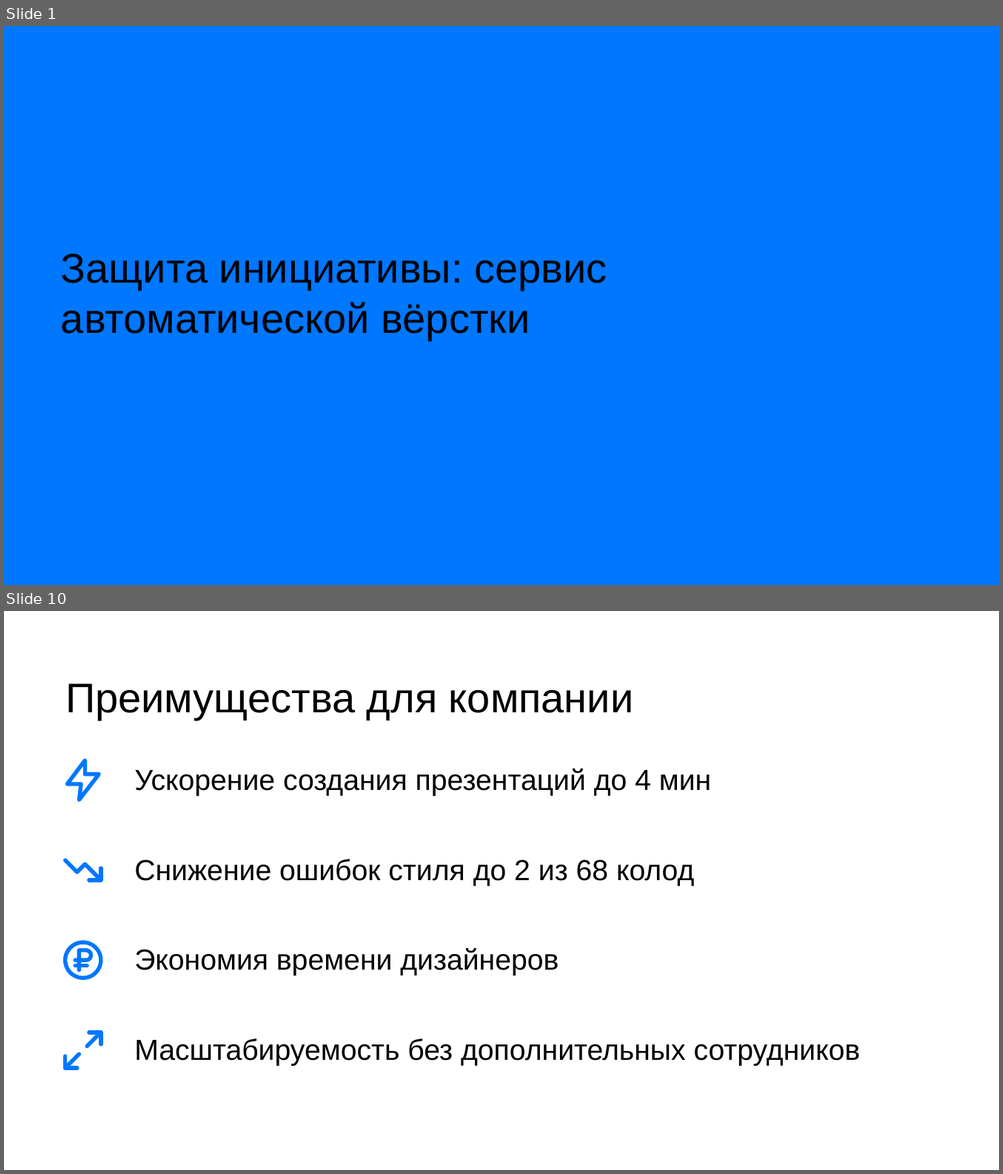
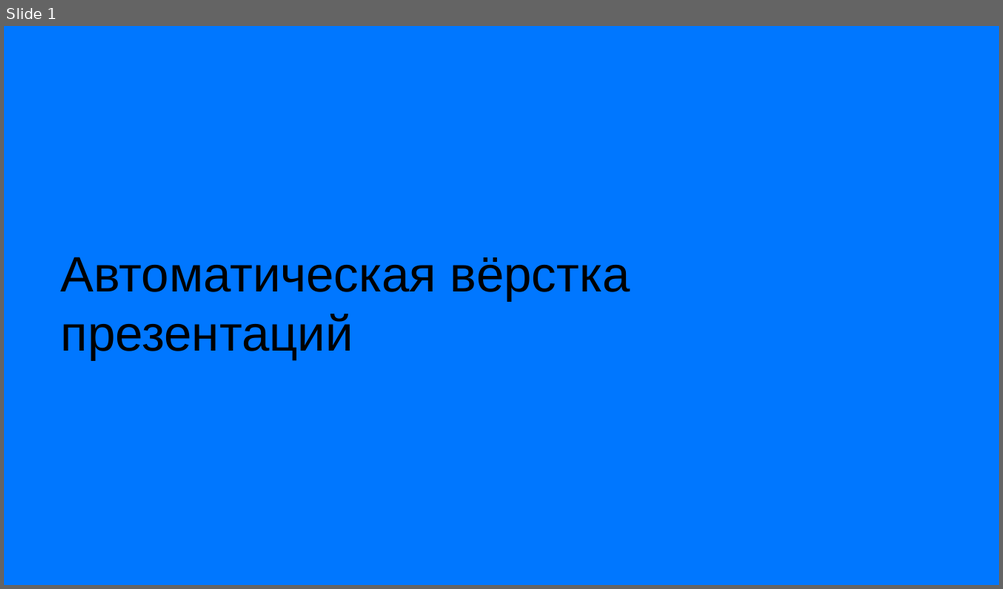
Before and after one commit to DiFoxenGit/-VKTechHackathon, a slide deck: samples/Шаблон_презентации_VK_Education__classic.pptx. Shown one above the other, each under a label of ours: slides 1 and 10 before the commit, slide 1 after it; the slides between them are not shown. The pictures are 1003x1174 and 1003x589 pixels, drawn with LibreOffice and Linux fonts; fonts in the diff are those of the drawing; background and template pictures are left out. Boxes give left, top, right and bottom in pixels: in the first picture for what was removed or moved away, otherwise in the second. Text is boxed around its words. In the diff, an @@ line names an element or a change of style, - is before the commit and + after.

```diff
--- a/samples/Шаблон_презентации_VK_Education__classic.pptx
+++ b/samples/Шаблон_презентации_VK_Education__classic.pptx
@@ slide 10 removed at box(4, 611, 999, 1170), background #FFFFFF @@
@@ text removed at box(65, 684, 633, 720) @@
-Преимущества для компании
@@ freeform shape removed at box(68, 760, 99, 800) @@
@@ text removed at box(134, 769, 711, 796) @@
-Ускорение создания презентаций до 4 мин
@@ freeform shape removed at box(65, 860, 101, 880) @@
@@ freeform shape removed at box(89, 869, 101, 880) @@
@@ text removed at box(134, 859, 694, 886) @@
-Снижение ошибок стиля до 2 из 68 колод
@@ ellipse removed at box(65, 943, 101, 979) @@
@@ freeform shape removed at box(75, 951, 91, 971) @@
@@ text removed at box(134, 948, 558, 976) @@
-Экономия времени дизайнеров
@@ freeform shape removed at box(75, 966, 87, 966) @@
@@ text removed at box(134, 1039, 860, 1066) @@
-Масштабируемость без дополнительных сотрудников
@@ group removed at box(65, 1033, 101, 1069): 4 freeform shapes @@
@@ slide 1 changed as well @@
@@ text at box(61, 257, 630, 360): text changed; size 40 to 48 pt @@
-Защита инициативы: сервис автоматической вёрстки
+Автоматическая вёрстка презентаций
```
Also in this commit, not shown: 2 other slides changed, 9 slides added, 8 other slides removed, 21 other files.
